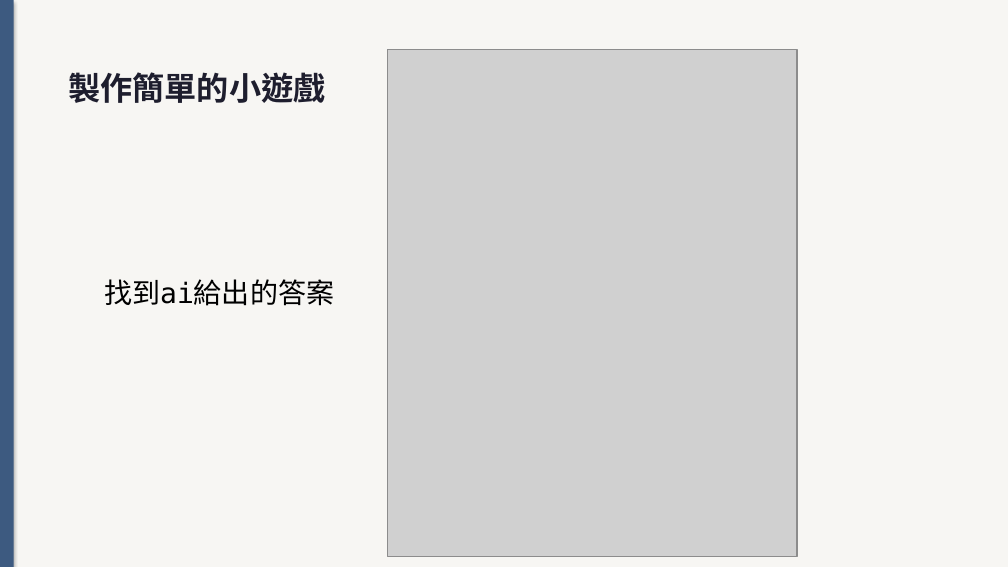
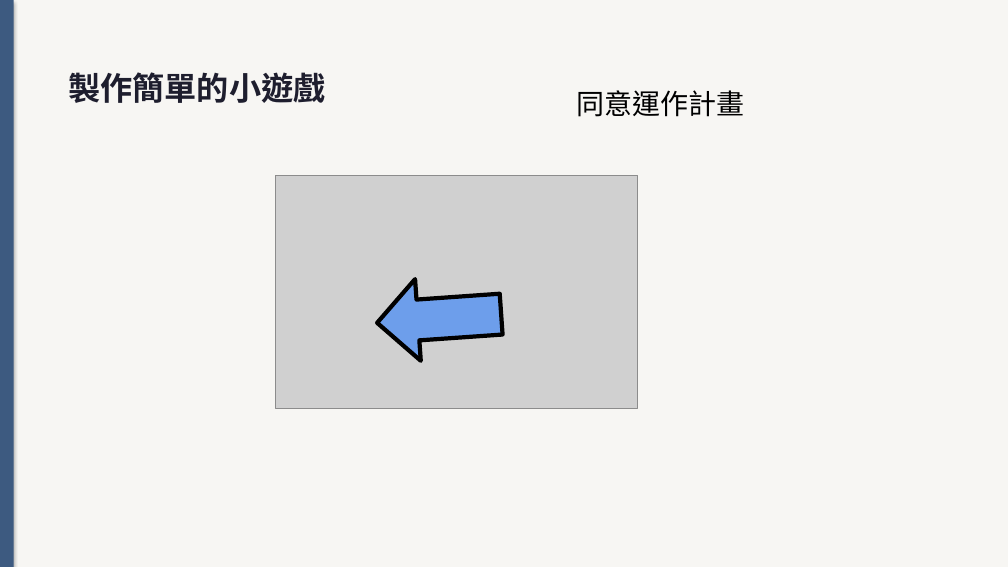
Before and after one commit to bobhsu408/vscode, a slide deck: slide 53 of jo6bj03284504t_6g4a83.pptx (slide 46 before the commit). Drawn at 1008x567 pixels with LibreOffice and Linux fonts; fonts in the diff are those of the drawing; grey boxes stand for pictures. Boxes give left, top, right and bottom in pixels: in the first picture for what was removed or moved away, otherwise in the second. Text is boxed around its words. In the diff, an @@ line names an element or a change of style, - is before the commit and + after.

```diff
--- a/jo6bj03284504t_6g4a83.pptx
+++ b/jo6bj03284504t_6g4a83.pptx
@@ picture removed at box(388, 49, 797, 556) @@
@@ text added at box(577, 90, 745, 117), 20 pt, text #000000 @@
+同意運作計畫
@@ picture added at box(276, 175, 638, 408) @@
@@ text removed at box(104, 279, 334, 306) @@
-找到ai給出的答案
@@ up arrow added at box(374, 273, 504, 363), fill #6D9EEB, outline #000000 3 pt @@
```
Also in this commit, not shown: 39 other slides changed, 23 slides added, 9 slides removed, 11 other files.
